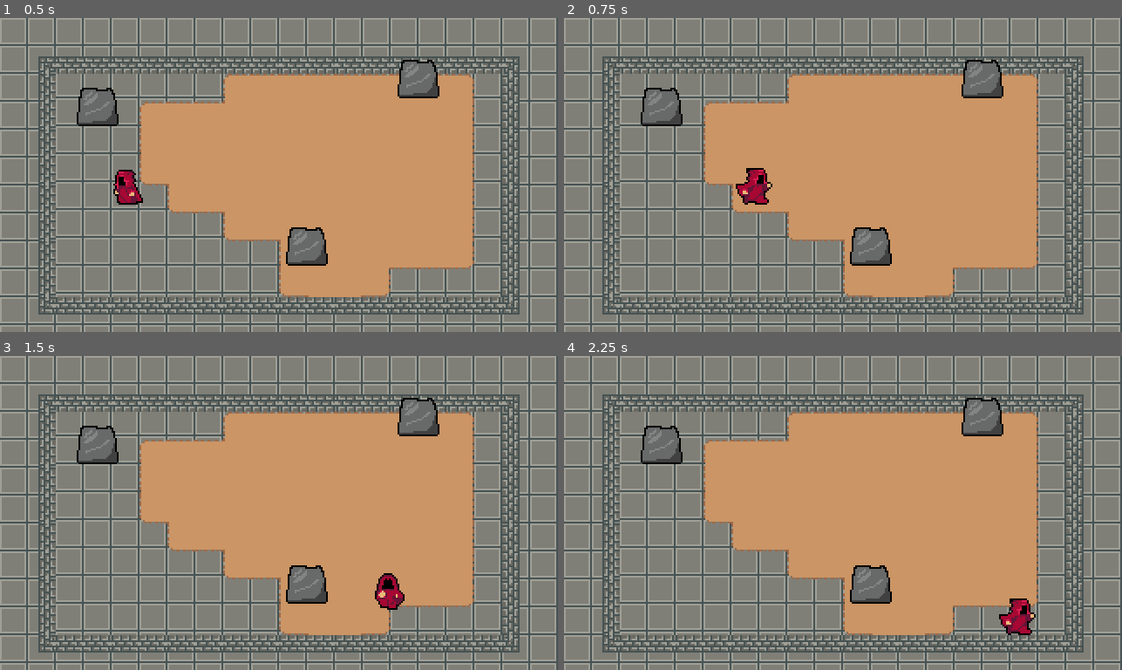
Above: before the commit, frames 1-4 (two rows, left to right).
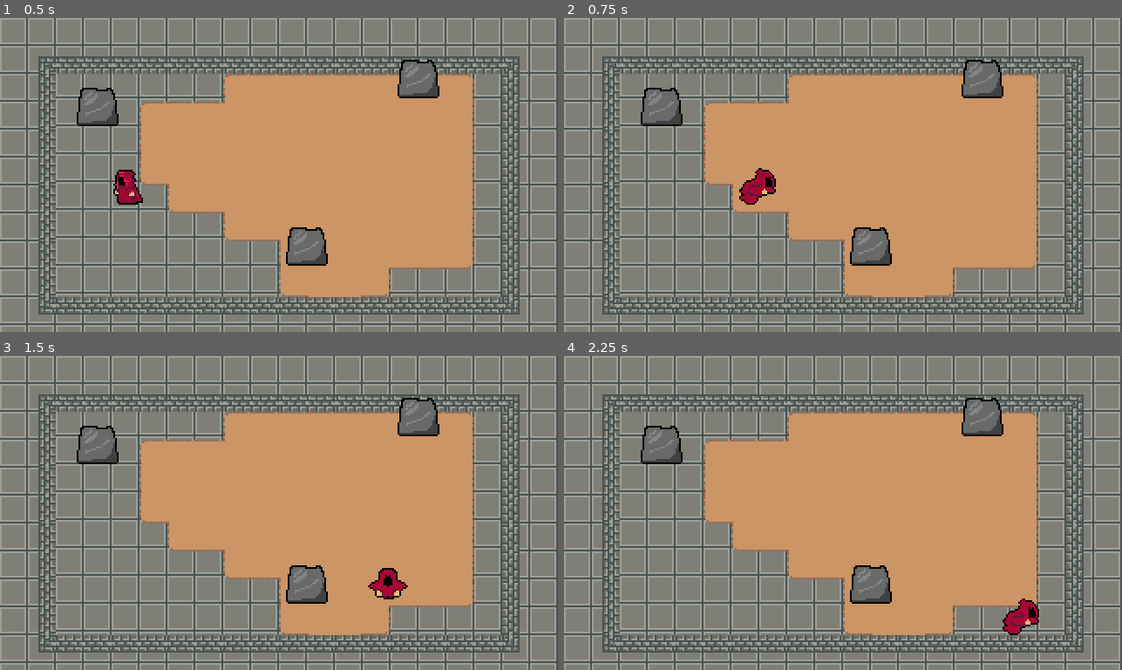
Above: after the commit, the same moments.

Repository: JosephLund/WizardRPG
Game: Godot game, scene res://World.tscn
Two runs of this game, one before a commit and one after it. Both use one fixed random seed, a clock stepped at 60 frames per second and the inputs below.
Inputs (mouse positions are in pixels of both pictures, inside the frame that each line leads up to):
- Up to frame 1 (0.5 s): no input
- Up to frame 2 (0.75 s): tap Enter at 0.5 s; move the mouse to (965, 159) at 0.52 s; hold Right (ui_right) from 0.53 s (still down); tap Space (ui_roll, bound only after the commit) at 0.6 s
- Up to frame 3 (1.5 s): move the mouse to (167, 528) at 1.27 s; release Right (ui_right) at 1.28 s; hold Down (ui_down) from 1.28 s (still down); tap Space (ui_roll, bound only after the commit) at 1.35 s
- Up to frame 4 (2.25 s): move the mouse to (898, 443) at 2.02 s; release Down (ui_down) at 2.03 s; hold Right (ui_right) from 2.03 s (still down); tap Space (ui_roll, bound only after the commit) at 2.1 s

Frame 1 is identical in both runs. In frame 2, 0.5% of the frame differs, in the area x 30-38%, y 47-60%; in frame 3, 0.5%, in the area x 65-74%, y 67-81%; in frame 4, 0.5%.

Commit message:
added player roll

Diff:
--- a/Player/Player.gd
+++ b/Player/Player.gd
@@ -1,6 +1,7 @@
 extends KinematicBody2D
 
 const MAX_SPEED = 200
+const ROLL_SPEED = 250
 const ACCELERATION = 10000
 const FRICTION = 10000
 const SHOOT_SPEED = 1;
@@ -14,6 +15,7 @@
 var state = MOVE
 
 var velocity = Vector2.ZERO
+var roll_vector = Vector2.DOWN
 
 #attaching the animationplayer node in the scene tree to the variable
 onready var animationPlayer = $AnimationPlayer
@@ -41,8 +43,17 @@
 			animationState.travel("Run")
 			# not in attack state because we dont want the player to be able to change direction mid animation
 			animationTree.set("parameters/Attack/blend_position", input_vector)
+			animationTree.set("parameters/Roll/blend_position", input_vector)
+			roll_vector = input_vector
 
-		velocity = velocity.move_toward(input_vector * MAX_SPEED, ACCELERATION * delta)
+		if state != ROLL:
+			velocity = velocity.move_toward(input_vector * MAX_SPEED, ACCELERATION * delta)
+		else:
+			velocity = velocity.move_toward(roll_vector * MAX_SPEED, ACCELERATION * delta)
+		# only want to be able to roll while moving
+		if Input.is_action_just_pressed("ui_roll"):
+			animationState.travel("Roll")
+			state = ROLL
 	else:
 		if state == MOVE:
 			animationState.travel("Idle")
@@ -67,6 +78,14 @@
 func attack_animation_finished():
 	state = MOVE
 
+
+func roll_animation_finished():
+	state = MOVE
+
+
+func roll_state(delta):
+	pass
+
 func shoot_fireball():
 	var FireballScene = load("res://World/Fireball.tscn")
 	var fireball = FireballScene.instance()
--- a/Player/Player.tscn
+++ b/Player/Player.tscn
@@ -288,19 +288,123 @@
 }
 
 [sub_resource type="Animation" id=10]
-length = 0.6
-loop = true
-tracks/0/type = "value"
-tracks/0/path = NodePath("Sprite:frame")
-tracks/0/interp = 1
-tracks/0/loop_wrap = true
-tracks/0/imported = false
-tracks/0/enabled = true
-tracks/0/keys = {
-"times": PoolRealArray( 0, 0.1, 0.2, 0.3, 0.4, 0.5 ),
-"transitions": PoolRealArray( 1, 1, 1, 1, 1, 1 ),
-"update": 1,
-"values": [ 19, 20, 21, 22, 23, 18 ]
+resource_name = "RollDown"
+length = 0.5
+tracks/0/type = "value"
+tracks/0/path = NodePath("Sprite:frame")
+tracks/0/interp = 1
+tracks/0/loop_wrap = true
+tracks/0/imported = false
+tracks/0/enabled = true
+tracks/0/keys = {
+"times": PoolRealArray( 0, 0.1, 0.2, 0.3, 0.4 ),
+"transitions": PoolRealArray( 1, 1, 1, 1, 1 ),
+"update": 1,
+"values": [ 55, 56, 57, 58, 59 ]
+}
+tracks/1/type = "method"
+tracks/1/path = NodePath(".")
+tracks/1/interp = 1
+tracks/1/loop_wrap = true
+tracks/1/imported = false
+tracks/1/enabled = true
+tracks/1/keys = {
+"times": PoolRealArray( 0.5 ),
+"transitions": PoolRealArray( 1 ),
+"values": [ {
+"args": [  ],
+"method": "roll_animation_finished"
+} ]
+}
+
+[sub_resource type="Animation" id=37]
+resource_name = "RollLeft"
+length = 0.5
+tracks/0/type = "value"
+tracks/0/path = NodePath("Sprite:frame")
+tracks/0/interp = 1
+tracks/0/loop_wrap = true
+tracks/0/imported = false
+tracks/0/enabled = true
+tracks/0/keys = {
+"times": PoolRealArray( 0, 0.1, 0.2, 0.3, 0.4 ),
+"transitions": PoolRealArray( 1, 1, 1, 1, 1 ),
+"update": 1,
+"values": [ 50, 51, 52, 53, 54 ]
+}
+tracks/1/type = "method"
+tracks/1/path = NodePath(".")
+tracks/1/interp = 1
+tracks/1/loop_wrap = true
+tracks/1/imported = false
+tracks/1/enabled = true
+tracks/1/keys = {
+"times": PoolRealArray( 0.5 ),
+"transitions": PoolRealArray( 1 ),
+"values": [ {
+"args": [  ],
+"method": "roll_animation_finished"
+} ]
+}
+
+[sub_resource type="Animation" id=38]
+resource_name = "RollRight"
+length = 0.5
+tracks/0/type = "value"
+tracks/0/path = NodePath("Sprite:frame")
+tracks/0/interp = 1
+tracks/0/loop_wrap = true
+tracks/0/imported = false
+tracks/0/enabled = true
+tracks/0/keys = {
+"times": PoolRealArray( 0, 0.1, 0.2, 0.3, 0.4 ),
+"transitions": PoolRealArray( 1, 1, 1, 1, 1 ),
+"update": 1,
+"values": [ 40, 41, 42, 43, 44 ]
+}
+tracks/1/type = "method"
+tracks/1/path = NodePath(".")
+tracks/1/interp = 1
+tracks/1/loop_wrap = true
+tracks/1/imported = false
+tracks/1/enabled = true
+tracks/1/keys = {
+"times": PoolRealArray( 0.5 ),
+"transitions": PoolRealArray( 1 ),
+"values": [ {
+"args": [  ],
+"method": "roll_animation_finished"
+} ]
+}
+
+[sub_resource type="Animation" id=39]
+resource_name = "RollUp"
+length = 0.5
+tracks/0/type = "value"
+tracks/0/path = NodePath("Sprite:frame")
+tracks/0/interp = 1
+tracks/0/loop_wrap = true
+tracks/0/imported = false
+tracks/0/enabled = true
+tracks/0/keys = {
+"times": PoolRealArray( 0, 0.1, 0.2, 0.3, 0.4 ),
+"transitions": PoolRealArray( 1, 1, 1, 1, 1 ),
+"update": 1,
+"values": [ 45, 46, 47, 48, 49 ]
+}
+tracks/1/type = "method"
+tracks/1/path = NodePath(".")
+tracks/1/interp = 1
+tracks/1/loop_wrap = true
+tracks/1/imported = false
+tracks/1/enabled = true
+tracks/1/keys = {
+"times": PoolRealArray( 0.5 ),
+"transitions": PoolRealArray( 1 ),
+"values": [ {
+"args": [  ],
+"method": "roll_animation_finished"
+} ]
 }
 
 [sub_resource type="Animation" id=11]
@@ -316,7 +420,7 @@
 "times": PoolRealArray( 0, 0.1, 0.2, 0.3, 0.4, 0.5 ),
 "transitions": PoolRealArray( 1, 1, 1, 1, 1, 1 ),
 "update": 1,
-"values": [ 13, 14, 15, 16, 17, 12 ]
+"values": [ 19, 20, 21, 22, 23, 18 ]
 }
 
 [sub_resource type="Animation" id=12]
@@ -332,7 +436,7 @@
 "times": PoolRealArray( 0, 0.1, 0.2, 0.3, 0.4, 0.5 ),
 "transitions": PoolRealArray( 1, 1, 1, 1, 1, 1 ),
 "update": 1,
-"values": [ 1, 2, 3, 4, 5, 0 ]
+"values": [ 13, 14, 15, 16, 17, 12 ]
 }
 
 [sub_resource type="Animation" id=13]
@@ -348,85 +452,124 @@
 "times": PoolRealArray( 0, 0.1, 0.2, 0.3, 0.4, 0.5 ),
 "transitions": PoolRealArray( 1, 1, 1, 1, 1, 1 ),
 "update": 1,
+"values": [ 1, 2, 3, 4, 5, 0 ]
+}
+
+[sub_resource type="Animation" id=14]
+length = 0.6
+loop = true
+tracks/0/type = "value"
+tracks/0/path = NodePath("Sprite:frame")
+tracks/0/interp = 1
+tracks/0/loop_wrap = true
+tracks/0/imported = false
+tracks/0/enabled = true
+tracks/0/keys = {
+"times": PoolRealArray( 0, 0.1, 0.2, 0.3, 0.4, 0.5 ),
+"transitions": PoolRealArray( 1, 1, 1, 1, 1, 1 ),
+"update": 1,
 "values": [ 7, 8, 9, 10, 11, 6 ]
 }
 
-[sub_resource type="AnimationNodeAnimation" id=14]
+[sub_resource type="AnimationNodeAnimation" id=15]
 animation = "AttackLeft"
 
-[sub_resource type="AnimationNodeAnimation" id=15]
+[sub_resource type="AnimationNodeAnimation" id=16]
 animation = "AttackRight"
 
-[sub_resource type="AnimationNodeAnimation" id=16]
+[sub_resource type="AnimationNodeAnimation" id=17]
 animation = "AttackDown"
 
-[sub_resource type="AnimationNodeAnimation" id=17]
+[sub_resource type="AnimationNodeAnimation" id=18]
 animation = "AttackUp"
 
-[sub_resource type="AnimationNodeBlendSpace2D" id=18]
-blend_point_0/node = SubResource( 14 )
+[sub_resource type="AnimationNodeBlendSpace2D" id=19]
+blend_point_0/node = SubResource( 15 )
 blend_point_0/pos = Vector2( -1, 0 )
-blend_point_1/node = SubResource( 15 )
+blend_point_1/node = SubResource( 16 )
 blend_point_1/pos = Vector2( 1, 0 )
-blend_point_2/node = SubResource( 16 )
+blend_point_2/node = SubResource( 17 )
 blend_point_2/pos = Vector2( 0, 1.1 )
-blend_point_3/node = SubResource( 17 )
+blend_point_3/node = SubResource( 18 )
 blend_point_3/pos = Vector2( 0, -1.1 )
 min_space = Vector2( -1, -1.1 )
 max_space = Vector2( 1, 1.1 )
 blend_mode = 1
 
-[sub_resource type="AnimationNodeAnimation" id=19]
+[sub_resource type="AnimationNodeAnimation" id=20]
 animation = "IdleLeft"
 
-[sub_resource type="AnimationNodeAnimation" id=20]
+[sub_resource type="AnimationNodeAnimation" id=21]
 animation = "IdleDown"
 
-[sub_resource type="AnimationNodeAnimation" id=21]
+[sub_resource type="AnimationNodeAnimation" id=22]
 animation = "IdleRight"
 
-[sub_resource type="AnimationNodeAnimation" id=22]
+[sub_resource type="AnimationNodeAnimation" id=23]
 animation = "IdleUp"
 
-[sub_resource type="AnimationNodeBlendSpace2D" id=23]
-blend_point_0/node = SubResource( 19 )
+[sub_resource type="AnimationNodeBlendSpace2D" id=24]
+blend_point_0/node = SubResource( 20 )
 blend_point_0/pos = Vector2( -1, 0 )
-blend_point_1/node = SubResource( 20 )
+blend_point_1/node = SubResource( 21 )
 blend_point_1/pos = Vector2( 0, 1.1 )
-blend_point_2/node = SubResource( 21 )
+blend_point_2/node = SubResource( 22 )
 blend_point_2/pos = Vector2( 1, 0 )
-blend_point_3/node = SubResource( 22 )
+blend_point_3/node = SubResource( 23 )
 blend_point_3/pos = Vector2( 0, -1.1 )
 min_space = Vector2( -1, -1.1 )
 max_space = Vector2( 1, 1.1 )
 blend_mode = 1
 
-[sub_resource type="AnimationNodeAnimation" id=24]
-animation = "RunLeft"
-
-[sub_resource type="AnimationNodeAnimation" id=25]
-animation = "RunDown"
-
-[sub_resource type="AnimationNodeAnimation" id=26]
-animation = "RunRight"
-
-[sub_resource type="AnimationNodeAnimation" id=27]
-animation = "RunUp"
-
-[sub_resource type="AnimationNodeBlendSpace2D" id=28]
-blend_point_0/node = SubResource( 24 )
+[sub_resource type="AnimationNodeAnimation" id=40]
+animation = "RollLeft"
+
+[sub_resource type="AnimationNodeAnimation" id=41]
+animation = "RollDown"
+
+[sub_resource type="AnimationNodeAnimation" id=42]
+animation = "RollRight"
+
+[sub_resource type="AnimationNodeAnimation" id=43]
+animation = "RollUp"
+
+[sub_resource type="AnimationNodeBlendSpace2D" id=44]
+blend_point_0/node = SubResource( 40 )
 blend_point_0/pos = Vector2( -1, 0 )
-blend_point_1/node = SubResource( 25 )
+blend_point_1/node = SubResource( 41 )
 blend_point_1/pos = Vector2( 0, 1.1 )
-blend_point_2/node = SubResource( 26 )
+blend_point_2/node = SubResource( 42 )
 blend_point_2/pos = Vector2( 1, 0 )
-blend_point_3/node = SubResource( 27 )
+blend_point_3/node = SubResource( 43 )
 blend_point_3/pos = Vector2( 0, -1.1 )
 min_space = Vector2( -1, -1.1 )
 max_space = Vector2( 1, 1.1 )
 blend_mode = 1
 
-[sub_resource type="AnimationNodeStateMachineTransition" id=29]
+[sub_resource type="AnimationNodeAnimation" id=25]
+animation = "RunLeft"
+
+[sub_resource type="AnimationNodeAnimation" id=26]
+animation = "RunDown"
+
+[sub_resource type="AnimationNodeAnimation" id=27]
+animation = "RunRight"
+
+[sub_resource type="AnimationNodeAnimation" id=28]
+animation = "RunUp"
+
+[sub_resource type="AnimationNodeBlendSpace2D" id=29]
+blend_point_0/node = SubResource( 25 )
+blend_point_0/pos = Vector2( -1, 0 )
+blend_point_1/node = SubResource( 26 )
+blend_point_1/pos = Vector2( 0, 1.1 )
+blend_point_2/node = SubResource( 27 )
+blend_point_2/pos = Vector2( 1, 0 )
+blend_point_3/node = SubResource( 28 )
+blend_point_3/pos = Vector2( 0, -1.1 )
+min_space = Vector2( -1, -1.1 )
+max_space = Vector2( 1, 1.1 )
+blend_mode = 1
 
 [sub_resource type="AnimationNodeStateMachineTransition" id=30]
 
@@ -434,19 +577,28 @@
 
 [sub_resource type="AnimationNodeStateMachineTransition" id=32]
 
-[sub_resource type="AnimationNodeStateMachine" id=33]
-states/Attack/node = SubResource( 18 )
+[sub_resource type="AnimationNodeStateMachineTransition" id=33]
+
+[sub_resource type="AnimationNodeStateMachineTransition" id=45]
+
+[sub_resource type="AnimationNodeStateMachineTransition" id=46]
+
+[sub_resource type="AnimationNodeStateMachine" id=34]
+states/Attack/node = SubResource( 19 )
 states/Attack/position = Vector2( 415, 152 )
-states/Idle/node = SubResource( 23 )
+states/Idle/node = SubResource( 24 )
 states/Idle/position = Vector2( 415, 69 )
-states/Run/node = SubResource( 28 )
+states/Roll/node = SubResource( 44 )
+states/Roll/position = Vector2( 415, -42.004 )
+states/Run/node = SubResource( 29 )
 states/Run/position = Vector2( 645, 69 )
-transitions = [ "Idle", "Run", SubResource( 29 ), "Run", "Idle", SubResource( 30 ), "Idle", "Attack", SubResource( 31 ), "Attack", "Idle", SubResource( 32 ) ]
+transitions = [ "Idle", "Run", SubResource( 30 ), "Run", "Idle", SubResource( 31 ), "Idle", "Attack", SubResource( 32 ), "Attack", "Idle", SubResource( 33 ), "Idle", "Roll", SubResource( 45 ), "Roll", "Idle", SubResource( 46 ) ]
 start_node = "Idle"
-
-[sub_resource type="AnimationNodeStateMachinePlayback" id=34]
-
-[sub_resource type="CapsuleShape2D" id=35]
+graph_offset = Vector2( 0, -137.004 )
+
+[sub_resource type="AnimationNodeStateMachinePlayback" id=35]
+
+[sub_resource type="CapsuleShape2D" id=36]
 height = 12.0
 
 [node name="Player" type="KinematicBody2D"]
@@ -457,7 +609,7 @@
 position = Vector2( 0, -8 )
 texture = ExtResource( 1 )
 hframes = 60
-frame = 12
+frame = 49
 
 [node name="CollisionShape2D" type="CollisionShape2D" parent="."]
 visible = false
@@ -474,18 +626,22 @@
 anims/IdleLeft = SubResource( 7 )
 anims/IdleRight = SubResource( 8 )
 anims/IdleUp = SubResource( 9 )
-anims/RunDown = SubResource( 10 )
-anims/RunLeft = SubResource( 11 )
-anims/RunRight = SubResource( 12 )
-anims/RunUp = SubResource( 13 )
+anims/RollDown = SubResource( 10 )
+anims/RollLeft = SubResource( 37 )
+anims/RollRight = SubResource( 38 )
+anims/RollUp = SubResource( 39 )
+anims/RunDown = SubResource( 11 )
+anims/RunLeft = SubResource( 12 )
+anims/RunRight = SubResource( 13 )
+anims/RunUp = SubResource( 14 )
 
 [node name="AnimationTree" type="AnimationTree" parent="."]
-tree_root = SubResource( 33 )
+tree_root = SubResource( 34 )
 anim_player = NodePath("../AnimationPlayer")
-active = true
-parameters/playback = SubResource( 34 )
+parameters/playback = SubResource( 35 )
 parameters/Attack/blend_position = Vector2( -0.396135, -0.322414 )
 parameters/Idle/blend_position = Vector2( 0, 0 )
+parameters/Roll/blend_position = Vector2( -0.00161028, 0 )
 parameters/Run/blend_position = Vector2( 0, 0 )
 
 [node name="HitboxPivot" type="Position2D" parent="."]
--- a/project.godot
+++ b/project.godot
@@ -96,6 +96,11 @@
 "events": [ Object(InputEventKey,"resource_local_to_scene":false,"resource_name":"","device":0,"alt":false,"shift":false,"control":false,"meta":false,"command":false,"pressed":false,"scancode":16777237,"unicode":0,"echo":false,"script":null)
  ]
 }
+ui_roll={
+"deadzone": 0.5,
+"events": [ Object(InputEventKey,"resource_local_to_scene":false,"resource_name":"","device":0,"alt":false,"shift":false,"control":false,"meta":false,"command":false,"pressed":false,"scancode":32,"unicode":0,"echo":false,"script":null)
+ ]
+}
 
 [layer_names]
 
Not shown: 2 places in Player/Player.tscn that only renumber resources
